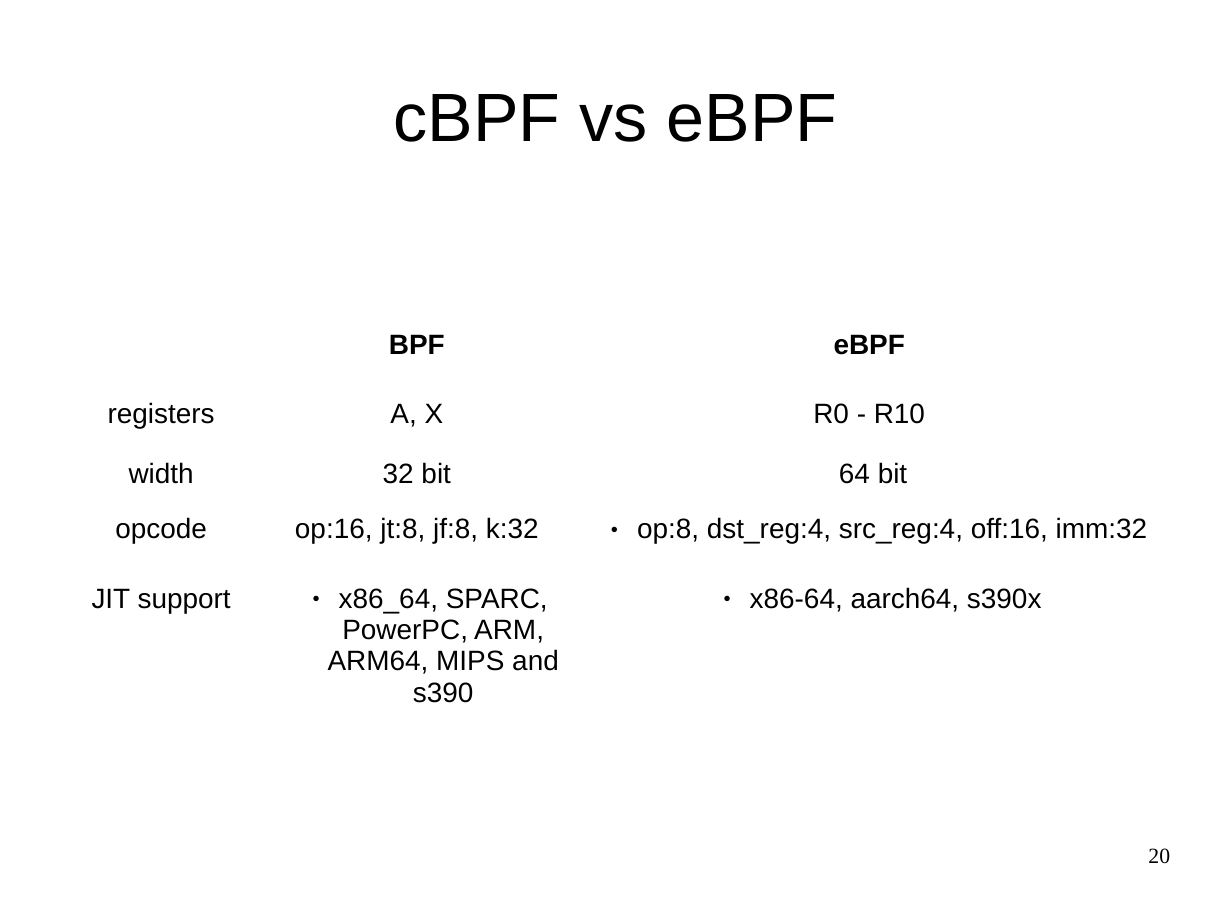
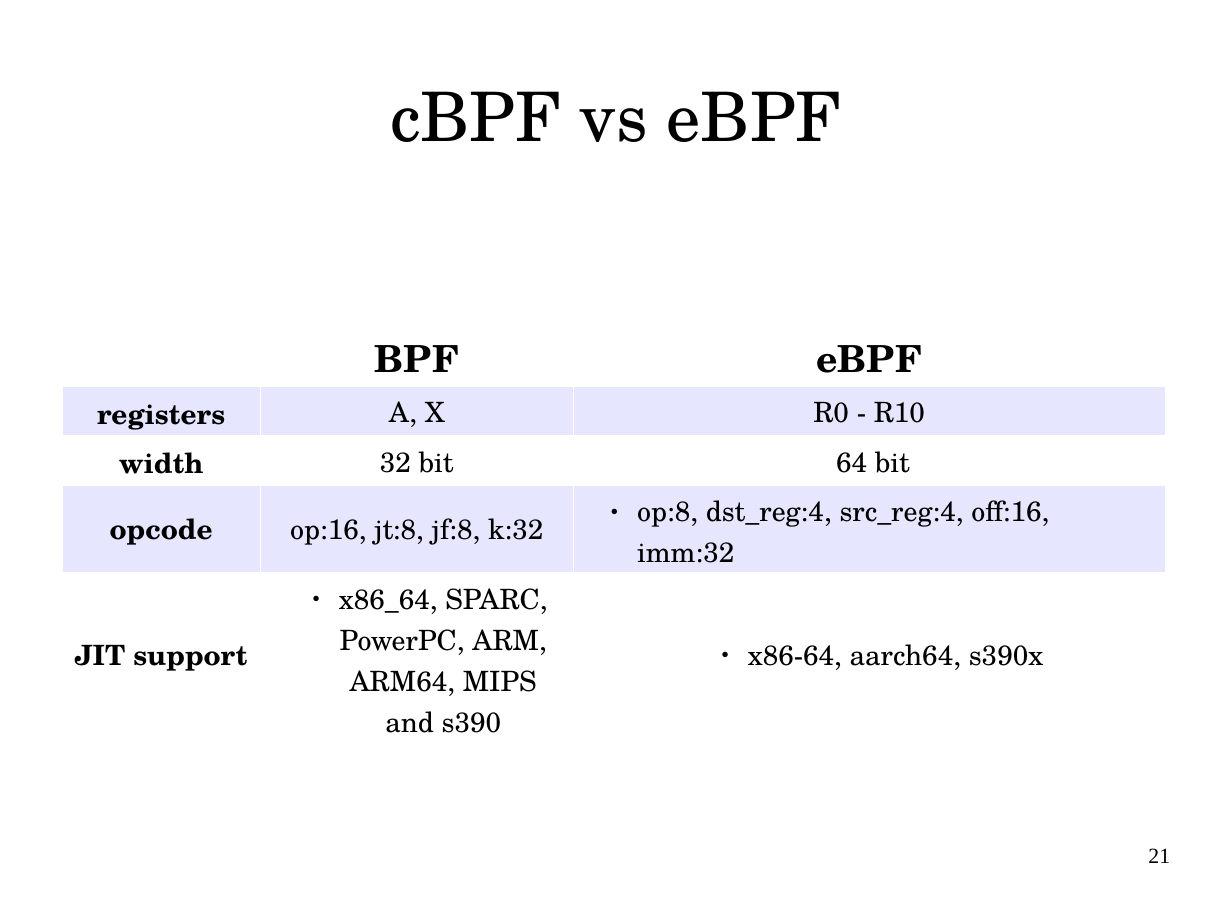
Before and after one commit to vh21/documents, a slide deck: slide 21 of linux/meet-cute-between-ebpf-and-kernel-tracing.odp (slide 20 before the commit). Drawn at 1232x924 pixels with LibreOffice and Linux fonts; fonts in the diff are those of the drawing. Boxes give left, top, right and bottom in pixels: in the first picture for what was removed or moved away, otherwise in the second. Text is boxed around its words. In the diff, an @@ line names an element or a change of style, - is before the commit and + after.

```diff
--- a/linux/meet-cute-between-ebpf-and-kernel-tracing.odp
+++ b/linux/meet-cute-between-ebpf-and-kernel-tracing.odp
@@ title "cBPF vs eBPF" at (x1=390, y1=91, x2=842, y2=142): font Arial to TeX Gyre Schola @@
@@ table at (x1=61, y1=323, x2=1166, y2=737) @@
@@ fill none to #FFFFFF in 8 cells @@
@@ fill none to #E6E6FF in 6 cells @@
@@ size 18 to 24 pt in "BPF", "eBPF" @@
@@ font Arial to TeX Gyre Schola @@
@@ bold on in "registers", "width", "opcode", "JIT support" @@
@@ borders changed @@
@@ page number at (x1=1148, y1=848, x2=1170, y2=863): text changed @@
-20
+21
```
Also in this commit, not shown: 65 other slides changed, 7 slides added, 2 slides removed, 3 other files.
